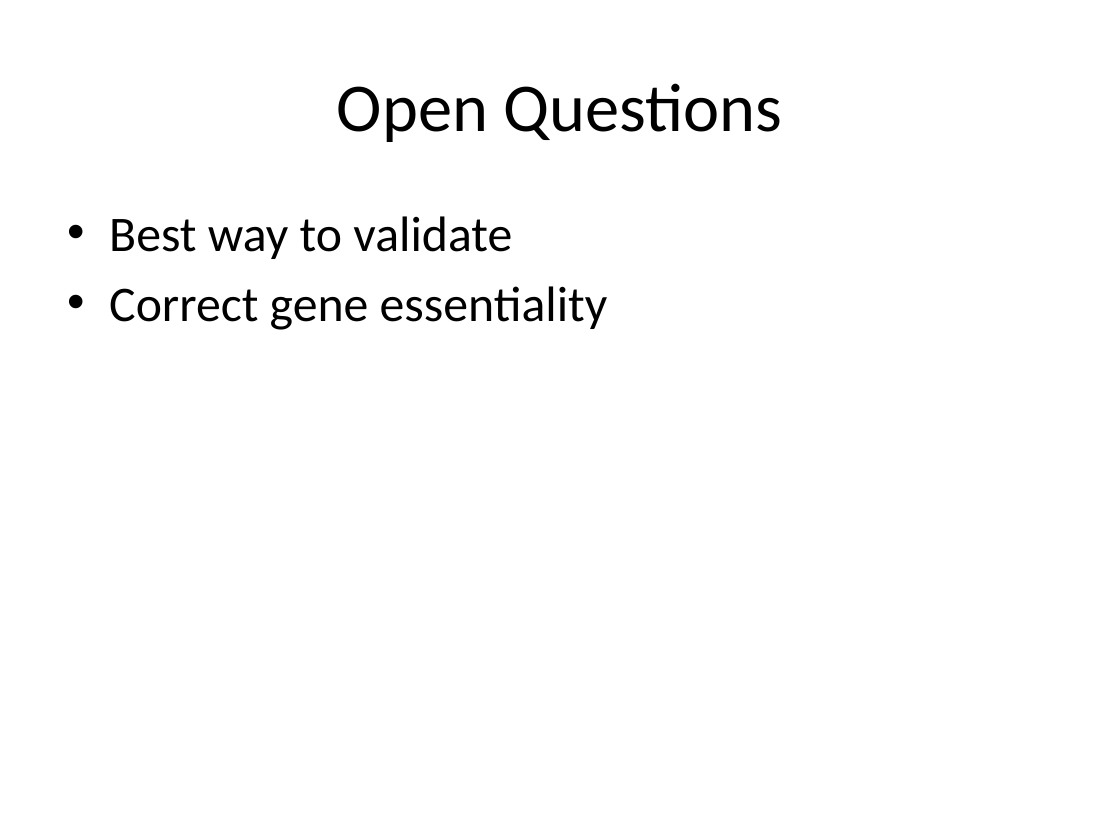
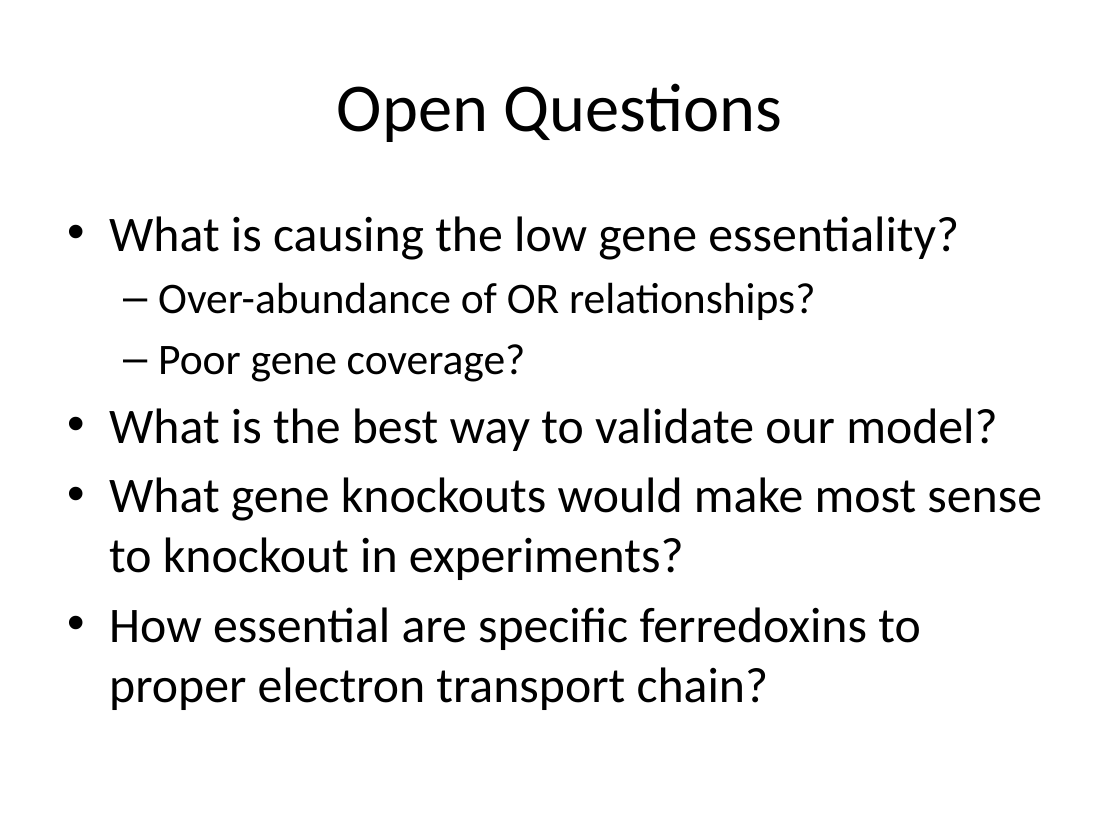
Before and after one commit to marichards/methanococcus, a slide deck: slide 13 of Reports/2014_09_update.pptx (slide 3 before the commit). Drawn at 1120x840 pixels with LibreOffice and Linux fonts; fonts in the diff are those of the drawing. Boxes give left, top, right and bottom in pixels: in the first picture for what was removed or moved away, otherwise in the second. Text is boxed around its words. In the diff, an @@ line names an element or a change of style, - is before the commit and + after.

```diff
--- a/Reports/2014_09_update.pptx
+++ b/Reports/2014_09_update.pptx
@@ text at <box>109,216,1042,710</box>: text changed @@
-• Best way to validate
-• Correct gene essentiality
+• What is causing the low gene essentiality?
+  – Over-abundance of OR relationships?
+  – Poor gene coverage?
+• What is the best way to validate our model?
+• What gene knockouts would make most sense to knockout in experiments?
+• How essential are specific ferredoxins to proper electron transport chain?
```
Also in this commit, not shown: 6 other slides changed, 9 slides added, 4 slides removed, 12 other files.
